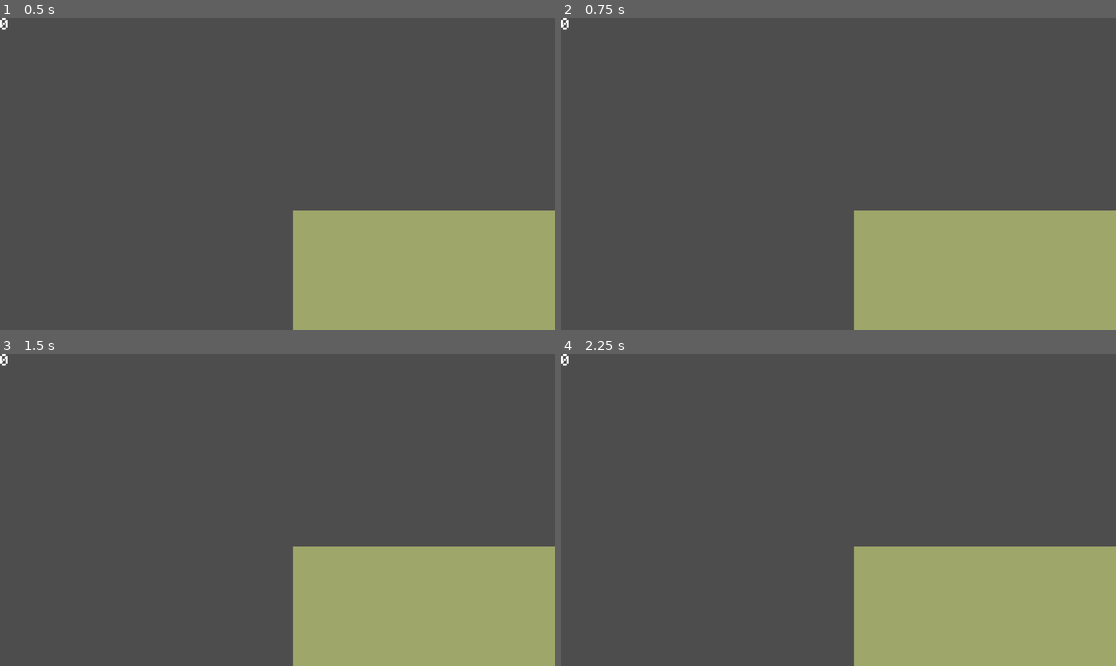
Above: before the commit, frames 1-4 (two rows, left to right).
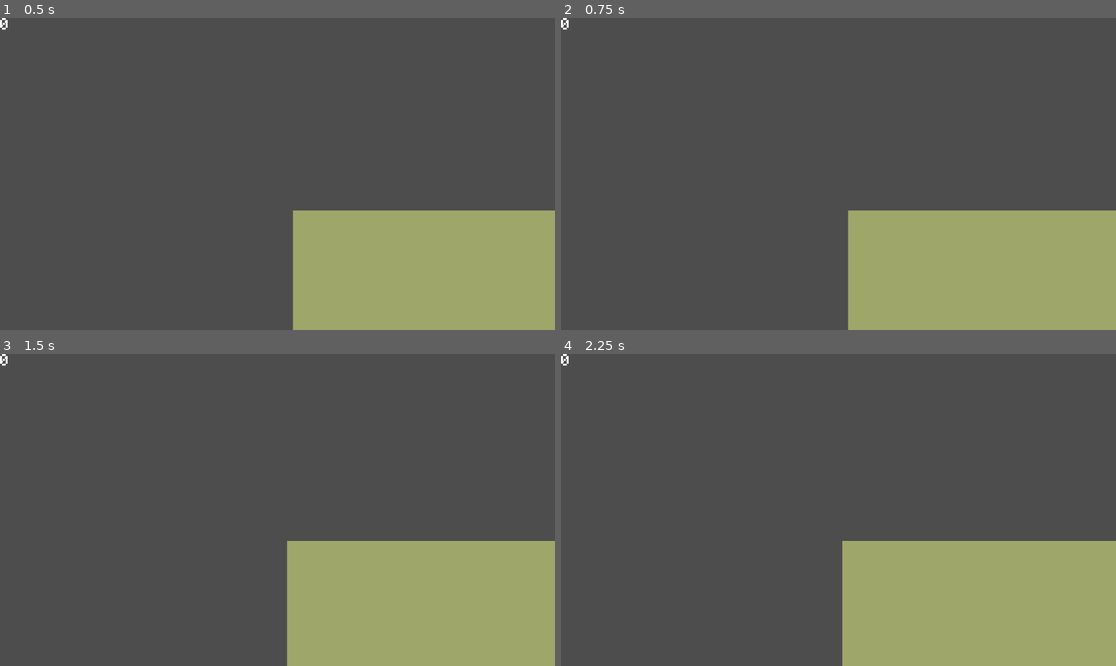
Above: after the commit, the same moments.

Repository: akamikado/brainless-jam
Game: Godot game, scene res://Nodes/main.tscn
Two runs of this game, one before a commit and one after it. Both use one fixed random seed, a clock stepped at 60 frames per second and the inputs below.
Inputs (mouse positions are in pixels of both pictures, inside the frame that each line leads up to):
- Up to frame 1 (0.5 s): no input
- Up to frame 2 (0.75 s): tap Enter at 0.5 s; move the mouse to (577, 36) at 0.52 s; hold D from 0.53 s (still down); click (577, 36) at 0.67 s
- Up to frame 3 (1.5 s): tap Space at 1.25 s; move the mouse to (166, 525) at 1.27 s; release D at 1.28 s; hold S from 1.28 s (still down); click (166, 525) at 1.42 s
- Up to frame 4 (2.25 s): tap Enter at 2 s; move the mouse to (894, 441) at 2.02 s; release S at 2.03 s; hold D from 2.03 s (still down); click (894, 441) at 2.17 s

Frame 1 is identical in both runs. In frame 2, 0.4% of the frame differs, in the area x 51-53%, y 61-100%; in frame 3, 1.3%; in frame 4, 1.7%, in the area x 50-100%, y 59-100%.

Commit message:
minor changes to camera and building selection area

Diff:
--- a/Nodes/building_selection_area.tscn
+++ b/Nodes/building_selection_area.tscn
@@ -13,4 +13,4 @@
 toggle_mode = true
 texture_normal = ExtResource("3_jpetf")
 
-[connection signal="selected" from="AntHatchery" to="." method="_on_ant_hatchery_selected"]
+[connection signal="selected" from="AntHatchery" to="." method="_on_building_select_button_toggled"]
--- a/Nodes/main.tscn
+++ b/Nodes/main.tscn
@@ -4,13 +4,13 @@
 [ext_resource type="PackedScene" uid="uid://d2njt56wd8teh" path="res://Nodes/building_selection_area.tscn" id="2_h2ymo"]
 [ext_resource type="PackedScene" uid="uid://cgcubbantnypg" path="res://Nodes/map.tscn" id="3_cfxlj"]
 [ext_resource type="Script" uid="uid://etbcgscfypr5" path="res://Scripts/selected_building.gd" id="4_uxqe4"]
+[ext_resource type="Script" uid="uid://d1v4k2yawop8o" path="res://Scripts/camera-controls.gd" id="5_c08q2"]
 [ext_resource type="Texture2D" uid="uid://861c1oqi7cij" path="res://Assets/Buildings/buildings-tileset.png" id="5_r680b"]
 [ext_resource type="PackedScene" uid="uid://cbg38qaydqskm" path="res://Nodes/UI/variable_text.tscn" id="6_3cenx"]
 [ext_resource type="PackedScene" uid="uid://dv4ouyl3g4y1q" path="res://Nodes/Buildings/building_base.tscn" id="7_ye5tp"]
 [ext_resource type="Script" uid="uid://cv68vsywijpt4" path="res://Scripts/building_manager.gd" id="8_ws7ns"]
 
 [node name="Main" type="Node2D" unique_id=197731329]
-position = Vector2(-301, -56)
 script = ExtResource("2_cfxlj")
 metadata/_edit_group_ = true
 
@@ -27,6 +27,7 @@
 texture = ExtResource("5_r680b")
 
 [node name="Camera2D" type="Camera2D" parent="." unique_id=156765559]
+script = ExtResource("5_c08q2")
 
 [node name="CanvasLayer" type="CanvasLayer" parent="." unique_id=1981370967]
 
--- a/Scripts/building_manager.gd
+++ b/Scripts/building_manager.gd
@@ -2,12 +2,11 @@
 
 @export var secondsPerUpdate = 1
 var timer: float = 0
-# Called when the node enters the scene tree for the first time.
+
 func _ready() -> void:
-	pass # Replace with function body.
+	pass
 
 
-# Called every frame. 'delta' is the elapsed time since the previous frame.
 func _process(delta: float) -> void:
 	timer += delta
 	if timer > secondsPerUpdate:
--- a/Scripts/building_selection_area.gd
+++ b/Scripts/building_selection_area.gd
@@ -2,5 +2,8 @@
 
 signal selected_building
 
-func _on_ant_hatchery_selected(type: Global.HousingType) -> void:
-	selected_building.emit(type)
+var building = Global.HousingType.NONE
+
+func _on_building_select_button_toggled(type: Global.HousingType) -> void:
+	building = type
+	selected_building.emit(building)
--- a/Scripts/camera-controls.gd
+++ b/Scripts/camera-controls.gd
@@ -1,21 +1,30 @@
 extends Camera2D
 
 @export var camera_speed = 3
+@export var zoom_speed = 0.2
 
-# Called when the node enters the scene tree for the first time.
 func _ready() -> void:
-	pass # Replace with function body.
+	pass
 
+func _process(delta: float) -> void:
+	pass
 
-# Called every frame. 'delta' is the elapsed time since the previous frame.
-func _process(delta: float) -> void:
-	if Input.is_key_pressed(KEY_W):
-		offset.y -= camera_speed
-	if Input.is_key_pressed(KEY_S):
-		offset.y += camera_speed
-	if Input.is_key_pressed(KEY_A):
-		offset.x -= camera_speed
-	if Input.is_key_pressed(KEY_D):
-		offset.x += camera_speed
-
-	pass
+func _input(event):
+	if event is InputEventKey and event.pressed:
+		match event.keycode:
+			KEY_W, KEY_UP:
+				offset.y -= camera_speed
+			KEY_A, KEY_LEFT:
+				offset.x -= camera_speed
+			KEY_S, KEY_DOWN:
+				offset.y += camera_speed
+			KEY_D, KEY_RIGHT:
+				offset.x += camera_speed
+	if event is InputEventMouseButton and event.pressed:
+		match event.button_index:
+			MOUSE_BUTTON_WHEEL_UP:
+				camera_speed = max(3, camera_speed - 5)
+				zoom += Vector2(zoom_speed, zoom_speed)
+			MOUSE_BUTTON_WHEEL_DOWN:
+				camera_speed += 5
+				zoom -= Vector2(zoom_speed, zoom_speed)
